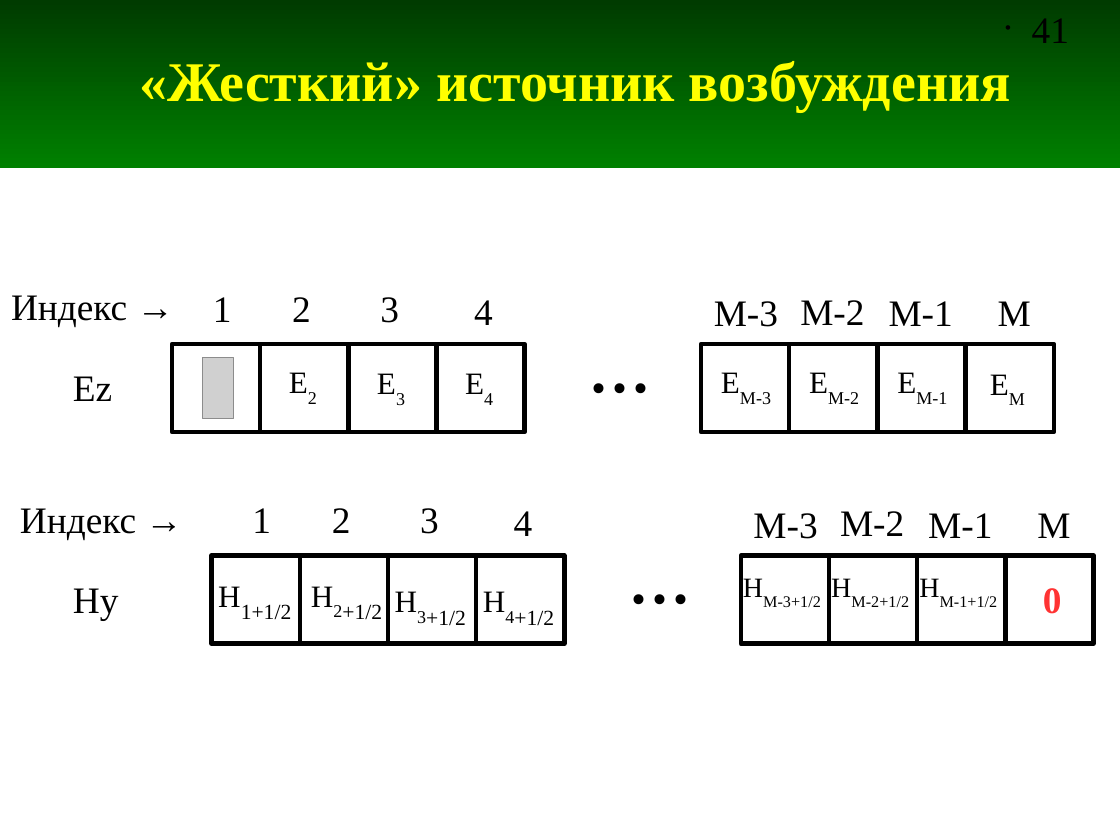
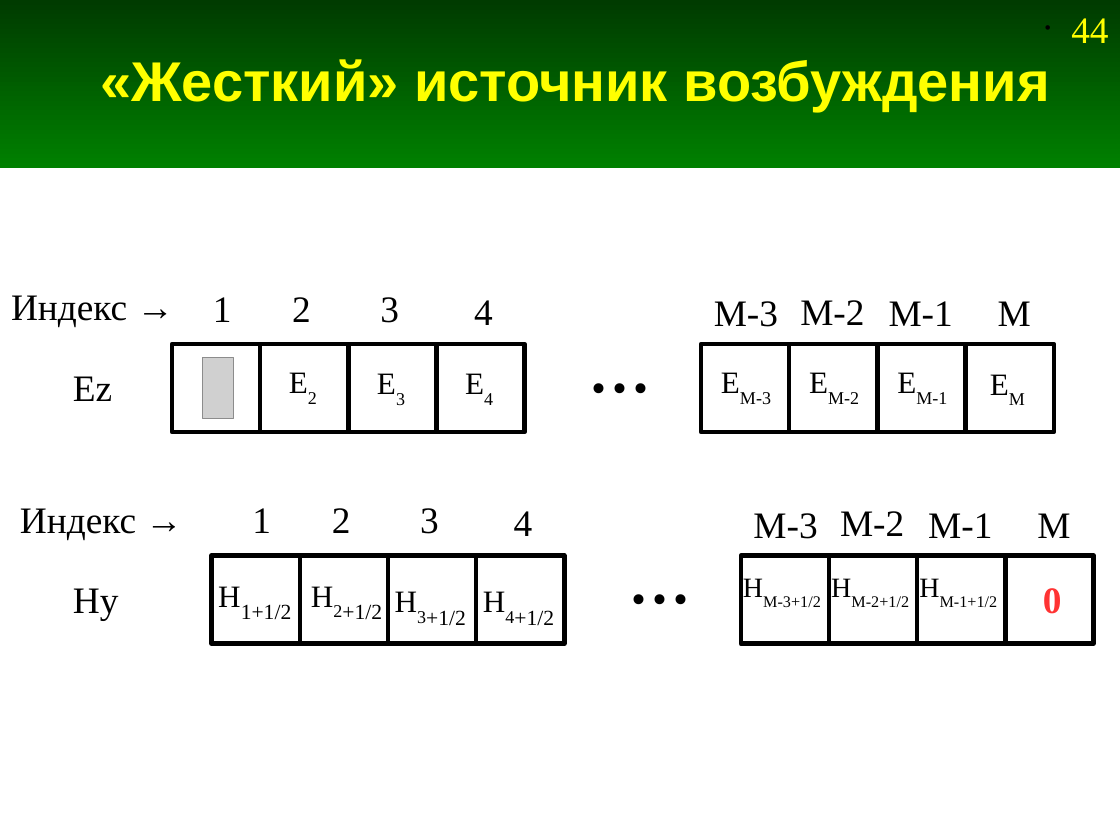
Before and after one commit to andris0147sv/modelling, a slide deck: slide 44 of presentations/2. FDTD.odp (slide 41 before the commit). Drawn at 1120x840 pixels with LibreOffice and Linux fonts; fonts in the diff are those of the drawing; grey boxes stand for pictures. Boxes give left, top, right and bottom in pixels: in the first picture for what was removed or moved away, otherwise in the second. Text is boxed around its words. In the diff, an @@ line names an element or a change of style, - is before the commit and + after.

```diff
--- a/presentations/2. FDTD.odp
+++ b/presentations/2. FDTD.odp
@@ title "«Жесткий» источник возбуждения" at bbox=[100, 59, 1049, 111]: font Times New Roman to Arial @@
@@ page number removed at bbox=[1032, 18, 1069, 43] @@
-• 41
@@ page number added at bbox=[1071, 18, 1108, 43], 24 pt, text #FFFF00 @@
+• 44
```
Also in this commit, not shown: 253 other slides changed, 4 slides added, 6 other files.
